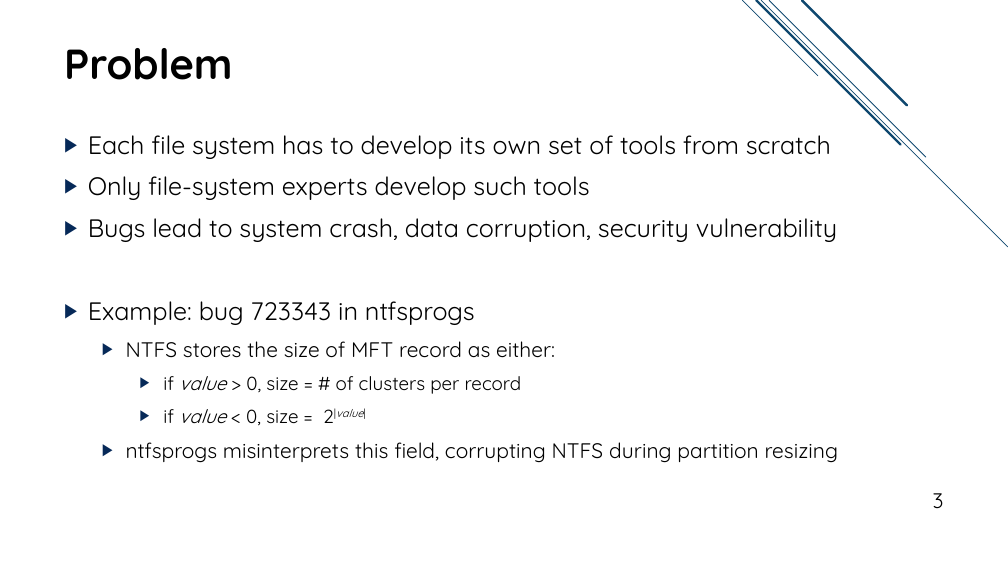
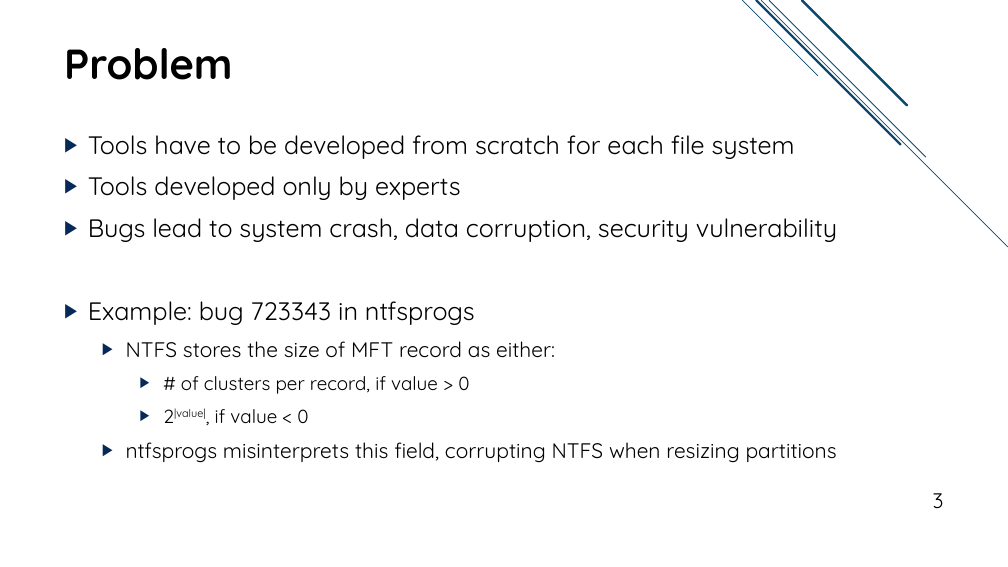
Before and after one commit to jacksun007/spiffy-paper, a slide deck: slide 3 of talk/spiffy_talk.pptx. Drawn at 1008x567 pixels with LibreOffice and Linux fonts; fonts in the diff are those of the drawing. Boxes give left, top, right and bottom in pixels: in the first picture for what was removed or moved away, otherwise in the second. Text is boxed around its words. In the diff, an @@ line names an element or a change of style, - is before the commit and + after.

```diff
--- a/talk/spiffy_talk.pptx
+++ b/talk/spiffy_talk.pptx
@@ text at bbox=[88, 135, 795, 200]: text changed @@
-▶ Each file system has to develop its own set of tools from scratch
-▶ Only file-system experts develop such tools
+▶ Tools have to be developed from scratch for each file system
+▶ Tools developed only by experts
@@ text at bbox=[126, 376, 837, 463]: text changed @@
-    ▶ if value > 0, size = # of clusters per record
-    ▶ if value < 0, size = 2|value|
-  ▶ ntfsprogs misinterprets this field, corrupting NTFS during partition resizing
+    ▶ # of clusters per record, if value > 0
+    ▶ 2|value|, if value < 0
+  ▶ ntfsprogs misinterprets this field, corrupting NTFS when resizing partitions
```
Also in this commit, not shown: 21 other slides changed, 2 slides added.
